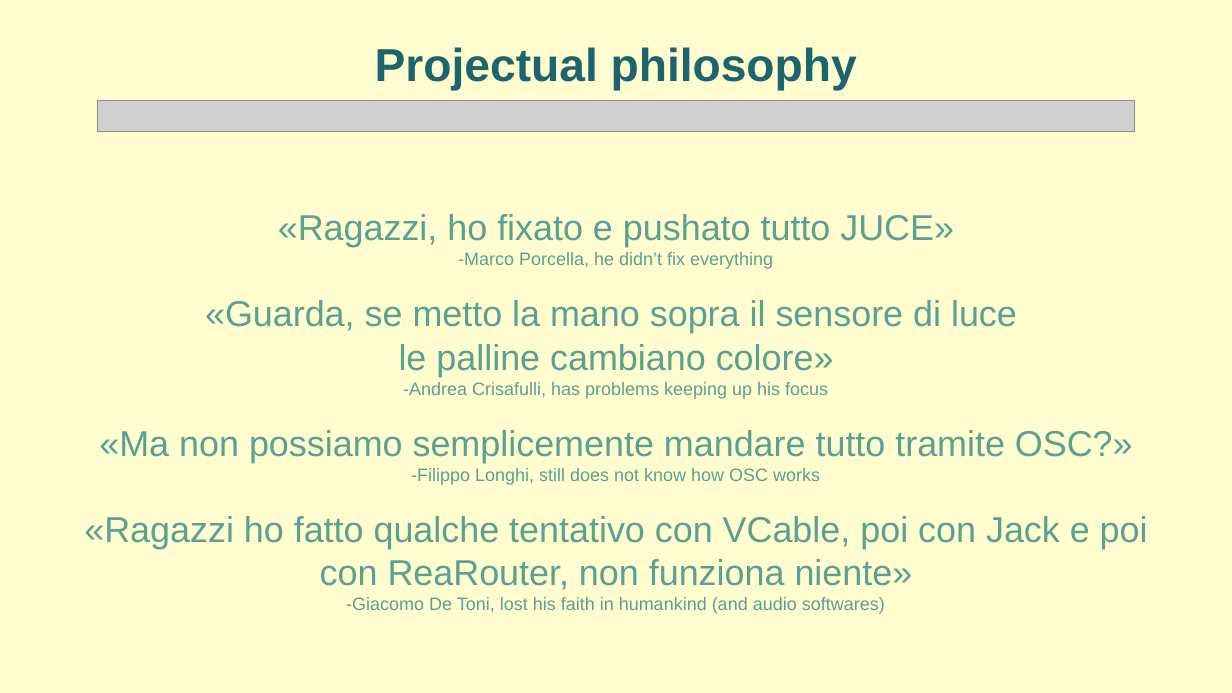
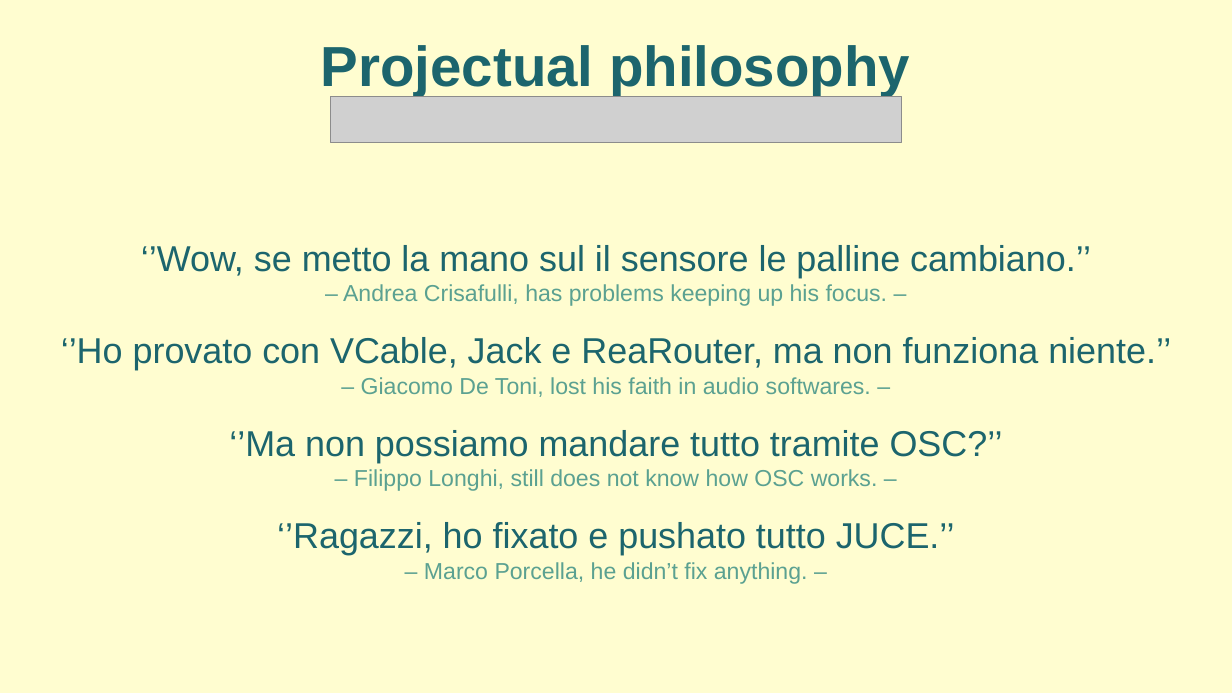
Before and after one commit to Ciorpy/G.A.I.A.-CMLS-2025, a slide deck: slide 5 of GAIA.pptx (slide 7 before the commit). Drawn at 1232x693 pixels with LibreOffice and Linux fonts; fonts in the diff are those of the drawing; grey boxes stand for pictures. Boxes give left, top, right and bottom in pixels: in the first picture for what was removed or moved away, otherwise in the second. Text is boxed around its words. In the diff, an @@ line names an element or a change of style, - is before the commit and + after.

```diff
--- a/GAIA.pptx
+++ b/GAIA.pptx
@@ text "Projectual philosophy" at [321, 45, 910, 96]: size 36 to 44 pt @@
@@ picture removed at [97, 100, 1135, 131] @@
@@ picture added at [330, 96, 901, 142] @@
@@ text at [61, 245, 1171, 584]: text changed; text colour #5BA191 to #1C656D @@
-«Ragazzi, ho fixato e pushato tutto JUCE»
--Marco Porcella, he didn’t fix everything
-«Guarda, se metto la mano sopra il sensore di luce
-le palline cambiano colore»
--Andrea Crisafulli, has problems keeping up his focus
-«Ma non possiamo semplicemente mandare tutto tramite OSC?»
--Filippo Longhi, still does not know how OSC works
-«Ragazzi ho fatto qualche tentativo con VCable, poi con Jack e poi con ReaRouter, non funziona niente»
--Giacomo De Toni, lost his faith in humankind (and audio softwares)
+‘’Wow, se metto la mano sul il sensore le palline cambiano.’’
+– Andrea Crisafulli, has problems keeping up his focus. –
+‘’Ho provato con VCable, Jack e ReaRouter, ma non funziona niente.’’
+– Giacomo De Toni, lost his faith in audio softwares. –
+‘’Ma non possiamo mandare tutto tramite OSC?’’
+– Filippo Longhi, still does not know how OSC works. –
+‘’Ragazzi, ho fixato e pushato tutto JUCE.’’
+– Marco Porcella, he didn’t fix anything. –
```
Also in this commit, not shown: 27 other slides changed, 2 slides added, 5 slides removed, 5 other files.
